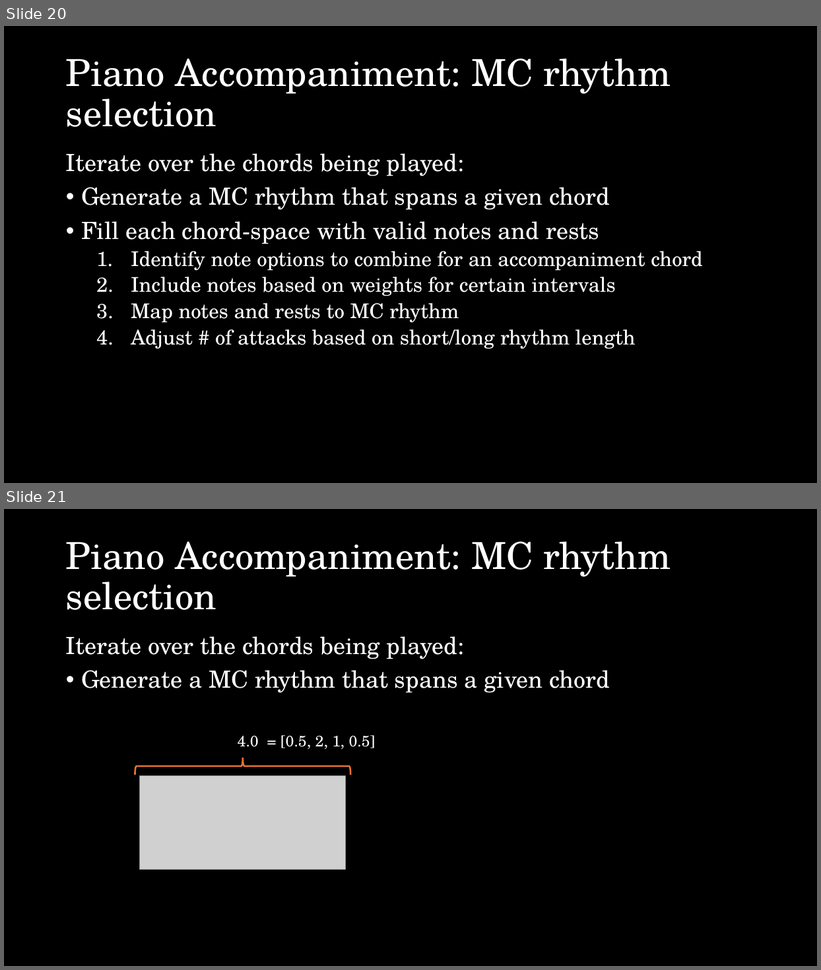
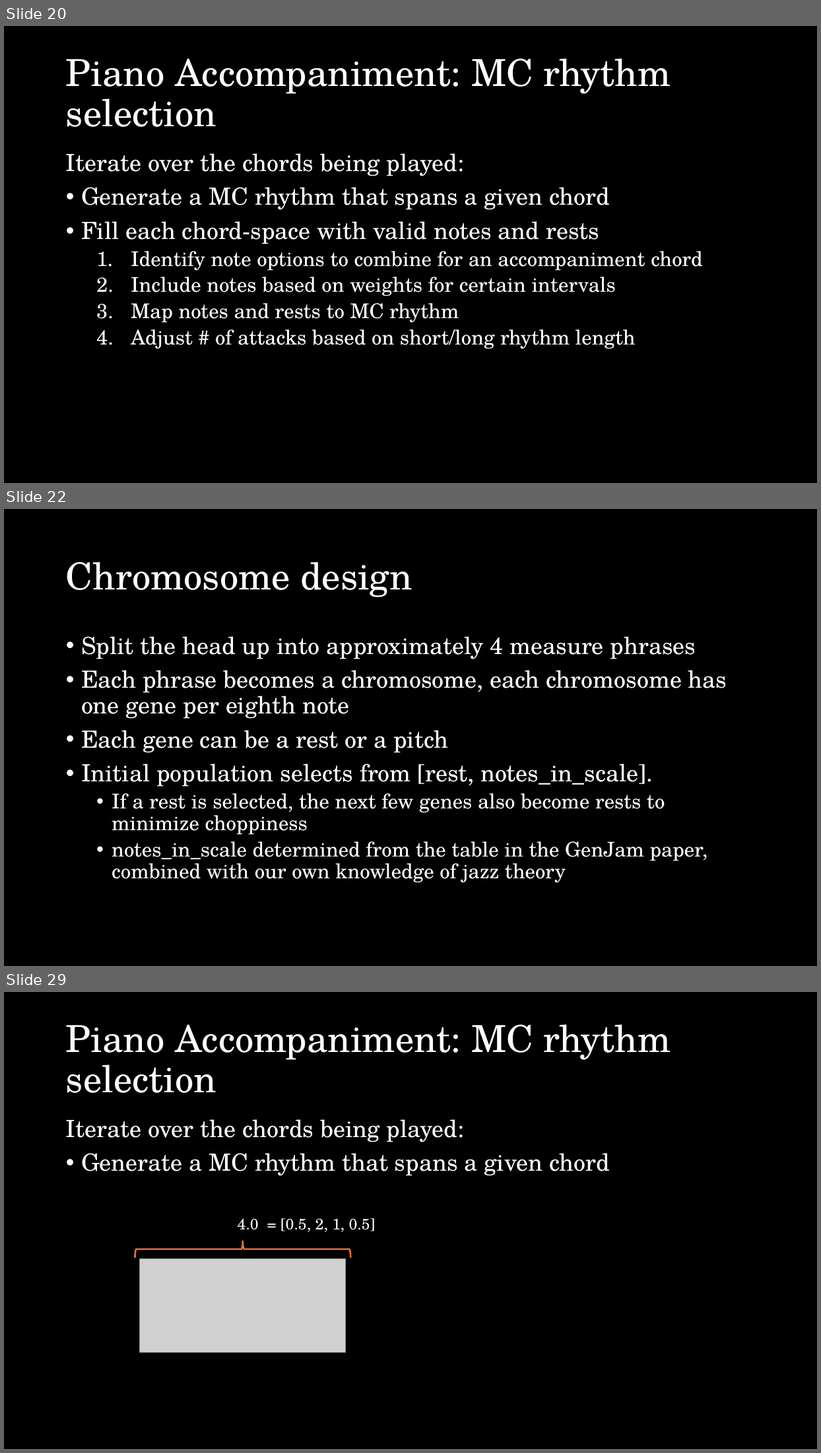
Before and after one commit to esharo02/150Final, a slide deck: CS150 final presentation.pptx. Shown one above the other, each under a label of ours: slides 20 and 21 before the commit, slides 20, 22 and 29 after it; the slides between them are not shown. The pictures are 821x970 and 821x1453 pixels, drawn with LibreOffice and Linux fonts; fonts in the diff are those of the drawing; grey boxes stand for pictures. Boxes give left, top, right and bottom in pixels: in the first picture for what was removed or moved away, otherwise in the second. Text is boxed around its words. In the diff, an @@ line names an element or a change of style, - is before the commit and + after.

```diff
--- a/CS150 final presentation.pptx
+++ b/CS150 final presentation.pptx
@@ slide 22 added at (4, 509, 817, 966), background #000000 @@
@@ title added at (66, 562, 412, 597), 44 pt, text #FFFFFF @@
+Chromosome design
@@ text added at (81, 636, 727, 883), 28 pt, text #FFFFFF @@
+• Split the head up into approximately 4 measure phrases
+• Each phrase becomes a chromosome, each chromosome has one gene per eighth note
+• Each gene can be a rest or a pitch
+• Initial population selects from [rest, notes_in_scale].
+  • If a rest is selected, the next few genes also become rests to minimize choppiness
+  • notes_in_scale determined from the table in the GenJam paper, combined with our own knowledge of jazz theory
@@ what was slide 21 is now slide 29 @@
```
Also in this commit, not shown: 4 slides changed, 12 other slides added.
